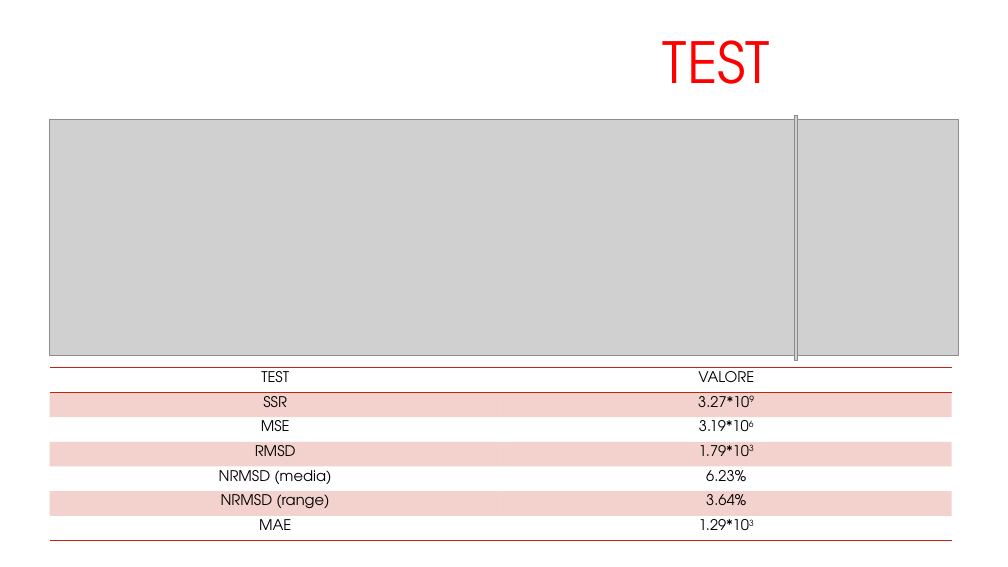
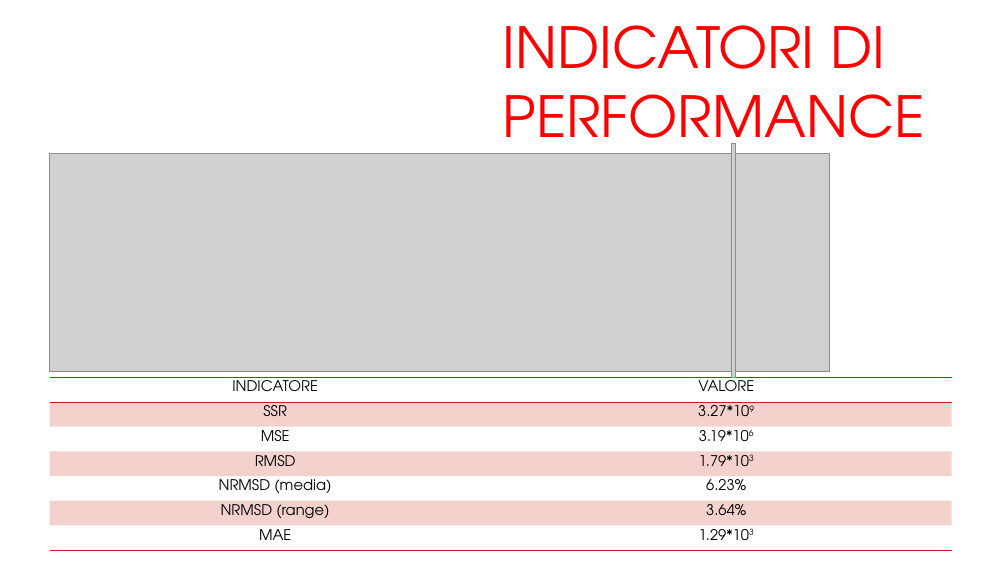
Before and after one commit to arrostini/predittoreDomeniche, a slide deck: slide 22 of progettomatlabfine (1).pptx. Drawn at 1008x567 pixels with LibreOffice and Linux fonts; fonts in the diff are those of the drawing; grey boxes stand for pictures; background and template pictures are left out. Boxes give left, top, right and bottom in pixels: in the first picture for what was removed or moved away, otherwise in the second. Text is boxed around its words. In the diff, an @@ line names an element or a change of style, - is before the commit and + after.

```diff
--- a/progettomatlabfine (1).pptx
+++ b/progettomatlabfine (1).pptx
@@ text at [502, 25, 925, 162]: text changed @@
-TEST
+INDICATORI DI PERFORMANCE
@@ picture removed at [794, 115, 798, 361] @@
@@ picture added at [732, 143, 737, 377] @@
@@ picture: place and size @@
-picture at [50, 119, 959, 355]
+picture at [50, 154, 830, 371]
@@ table at [50, 377, 953, 554] @@
-row 1, column 1: TEST
+row 1, column 1: INDICATORE
@@ table: place and size @@
-table at [50, 368, 953, 544]
+table at [50, 377, 953, 554]
```
Also in this commit, not shown: 2 other slides changed, 2 slides added, 1 slide removed.
